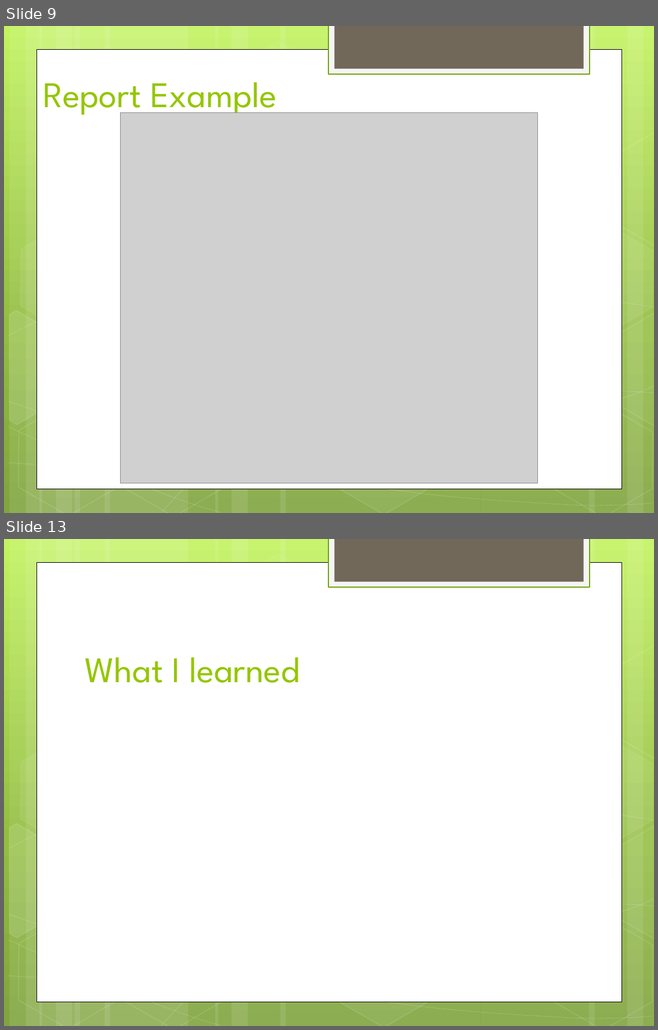
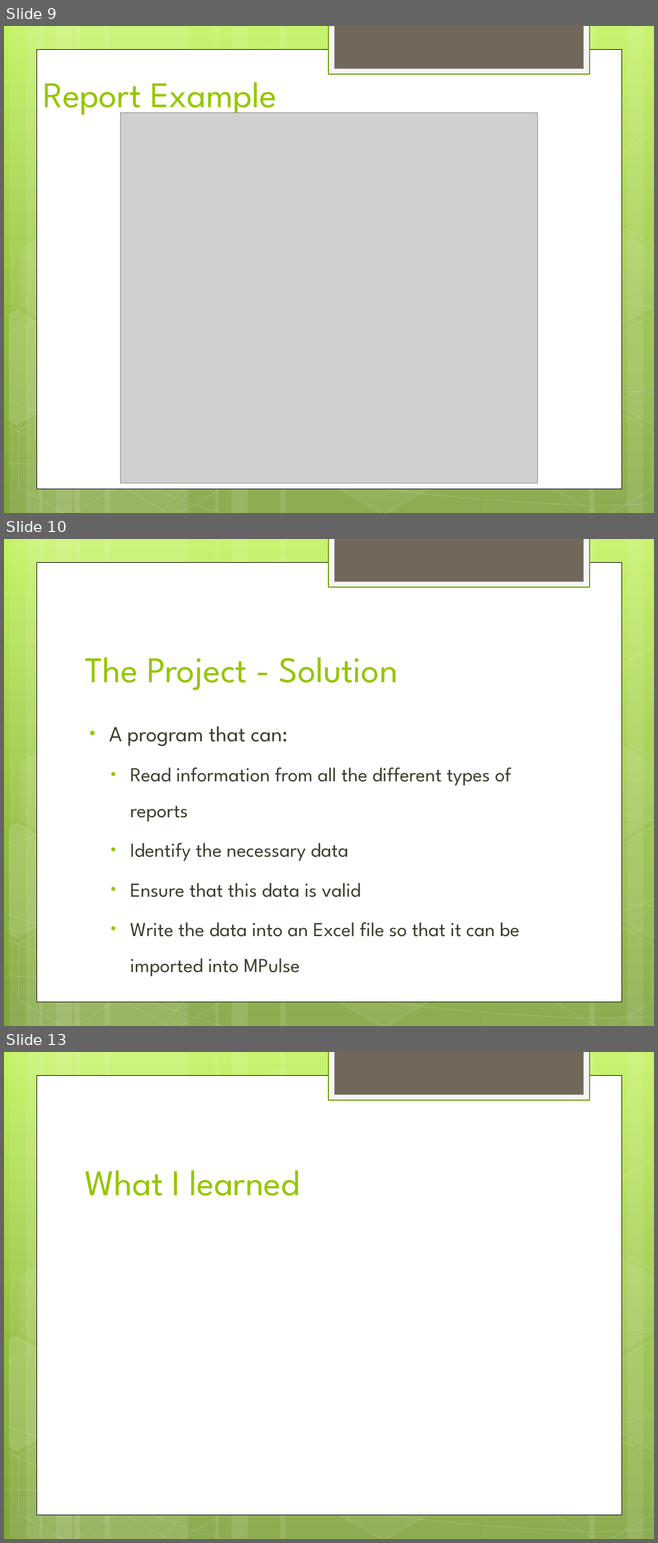
Before and after one commit to vruti/ReportConversionApplication, a slide deck: Presentation/Internship Presentation.pptx. Shown one above the other, each under a label of ours: slides 9 and 13 before the commit, slides 9, 10 and 13 after it; the slides between them are not shown. The pictures are 658x1030 and 658x1543 pixels, drawn with LibreOffice and Linux fonts; fonts in the diff are those of the drawing; grey boxes stand for pictures. Boxes give left, top, right and bottom in pixels: in the first picture for what was removed or moved away, otherwise in the second. Text is boxed around its words. In the diff, an @@ line names an element or a change of style, - is before the commit and + after.

```diff
--- a/Presentation/Internship Presentation.pptx
+++ b/Presentation/Internship Presentation.pptx
@@ slide 10 added at (4,539,654,1026), background gradient #C3F35F to #93BF3F to #81A53E; not listed: 31 template elements that a slide beside it also shows @@
@@ title added at (85,657,398,690), 40 pt, text #94C600 @@
+The Project - Solution
@@ text added at (109,726,519,976), 22 pt, text #3E3D2D @@
+• A program that can:
+  • Read information from all the different types of reports
+  • Identify the necessary data
+  • Ensure that this data is valid
+  • Write the data into an Excel file so that it can be imported into MPulse
```
Also in this commit, not shown: 5 slides changed, 4 other slides added, 3 slides removed.
